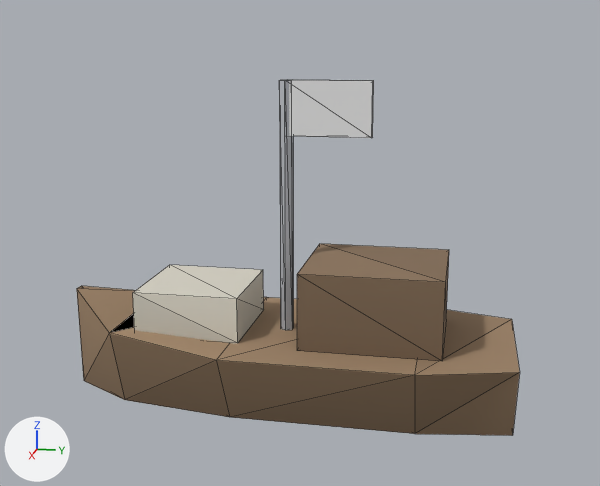
The glTF model csharp/Unciv.Godot/Packs/units/models/unit/Work Boats.glb, before and after one commit.
Camera for both pictures: a 50 mm lens placed at (1.043, 0.226, 0.48), pointed at (0.004, 0.018, 0.22). Every picture has the same lights, and +X, +Y and +Z are marked at lower left. The older version comes first. Mesh edges are drawn as thin lines. Vertices at exactly the same position are counted once.

Objects in the first picture: 'Body'.
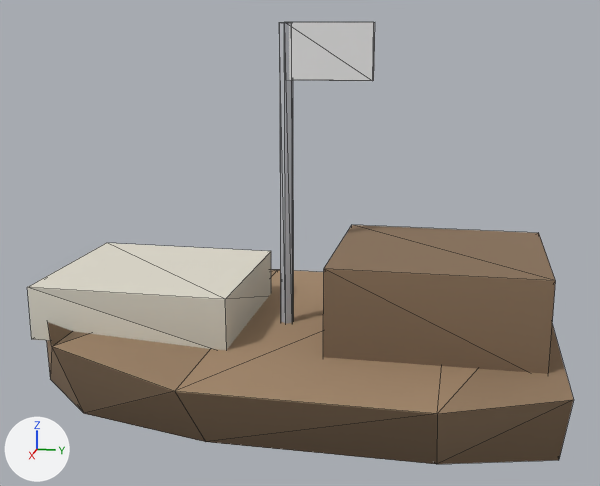
Pixel boxes (x1, y1, x2, y2) of what changed, in the pictures (600 x 486 px; the box of a moved part takes in the faces that stretch with it):
'Body', reshaped (23% wider, 24% taller)
    before: (77, 80, 520, 436)
    after: (27, 22, 574, 464)
part 1 of me_body, moved or reshaped
    before: (289, 80, 374, 138)
    after: (289, 22, 375, 81)
part 2 of me_body, moved or reshaped
    before: (297, 244, 449, 361)
    after: (323, 225, 556, 374)
part 3 of me_body, moved or reshaped
    before: (133, 265, 264, 344)
    after: (27, 243, 271, 350)
part 4 of me_body, moved or reshaped
    before: (77, 286, 520, 436)
    after: (46, 270, 574, 464)
part 5 of me_body, moved or reshaped
    before: (279, 80, 293, 330)
    after: (279, 22, 293, 323)

What the commit changed:
me_body is used by ob_body; location (0.0, 0.0, 0.0).
Before the commit, vertices of me_body: 25 (0.004, -0.008, 0.43) at pixel (279, 80), 27 (0.009, 0.0, 0.43) at pixel (284, 80), 28 (-0.004, -0.008, 0.43) at pixel (280, 79), 30 (-0.009, 0.0, 0.43) at pixel (287, 79), 32 (-0.004, 0.008, 0.43) at pixel (292, 79).
Before the commit, vertices of me_body: 34 (0.004, 0.008, 0.43) at pixel (291, 80).
me_body had 56 vertices, 92 faces and spanned x -0.13..0.13, y -0.3..0.3, z 0.0..0.43.
me_body now has 56 vertices, 92 faces and spans x -0.25..0.25, y -0.35..0.35, z 0.0..0.5.
me_body part 1: the loose piece of 8 vertices spanning x -0.006..0.006, y 0.0..0.11, z 0.36..0.43 is moved by (0.0, 0.0, 0.07).
me_body part 2: the loose piece of 8 vertices spanning x -0.08..0.08, y 0.03..0.21, z 0.1..0.2 is scaled about its middle by (1.5, 1.44, 1.2), then moved by (0.0, 0.08, 0.01).
me_body part 3: the loose piece of 8 vertices spanning x -0.07..0.07, y -0.19..-0.05, z 0.1..0.16 is scaled about its middle by (1.71, 1.86, 1.17), then moved by (0.0, -0.06, 0.01).
Part 4, on me_body:
Vertex 36 of me_body moves from (-0.097, 0.3, 0.1) at pixel (511, 319) to (-0.188, 0.35, 0.11).
Vertex 37 of me_body moves from (0.13, 0.18, 0.1) at pixel (414, 375) to (0.25, 0.21, 0.11) at pixel (437, 413).
Vertex 38 of me_body moves from (0.097, 0.3, 0.1) at pixel (519, 372) to (0.188, 0.35, 0.11) at pixel (573, 399).
Vertex 39 of me_body moves from (-0.13, 0.18, 0.1) to (-0.25, 0.21, 0.11).
Vertex 40 of me_body moves from (0.078, 0.18, 0.0) at pixel (414, 433) to (0.15, 0.21, 0.0) at pixel (436, 464).
Vertex 41 of me_body moves from (0.058, 0.3, 0.0) at pixel (512, 435) to (0.112, 0.35, 0.0) at pixel (558, 460).
Vertex 42 of me_body moves from (-0.078, 0.18, 0.0) to (-0.15, 0.21, 0.0).
Vertex 43 of me_body moves from (-0.058, 0.3, 0.0) to (-0.112, 0.35, 0.0).
Vertex 44 of me_body moves from (0.13, -0.06, 0.1) at pixel (216, 360) to (0.25, -0.07, 0.11) at pixel (174, 391).
Vertex 45 of me_body moves from (-0.13, -0.06, 0.1) at pixel (266, 297) to (-0.25, -0.07, 0.11) at pixel (277, 269).
Vertex 46 of me_body moves from (0.078, -0.06, 0.0) at pixel (229, 417) to (0.15, -0.07, 0.0) at pixel (205, 441).
Vertex 47 of me_body moves from (-0.078, -0.06, 0.0) to (-0.15, -0.07, 0.0).
Vertex 48 of me_body moves from (0.091, -0.216, 0.11) at pixel (109, 332) to (0.175, -0.252, 0.12) at pixel (51, 346).
Vertex 49 of me_body moves from (-0.091, -0.216, 0.11) to (-0.175, -0.252, 0.12).
Vertex 50 of me_body moves from (0.055, -0.216, 0.0) at pixel (124, 399) to (0.105, -0.252, 0.0) at pixel (83, 413).
Vertex 51 of me_body moves from (-0.055, -0.216, 0.0) to (-0.105, -0.252, 0.0).
Vertex 52 of me_body moves from (0.008, -0.3, 0.14) at pixel (76, 288) to (0.015, -0.35, 0.15).
Vertex 53 of me_body moves from (-0.008, -0.3, 0.14) at pixel (81, 285) to (-0.015, -0.35, 0.15) at pixel (50, 275).
Vertex 54 of me_body moves from (0.005, -0.3, 0.0) at pixel (83, 380) to (0.009, -0.35, 0.0) at pixel (50, 379).
Vertex 55 of me_body moves from (-0.005, -0.3, 0.0) to (-0.009, -0.35, 0.0).
Part 5, on me_body:
Vertices 25, 27, 28, 30, 32, 34 of me_body move by (0.0, 0.0, 0.07).
